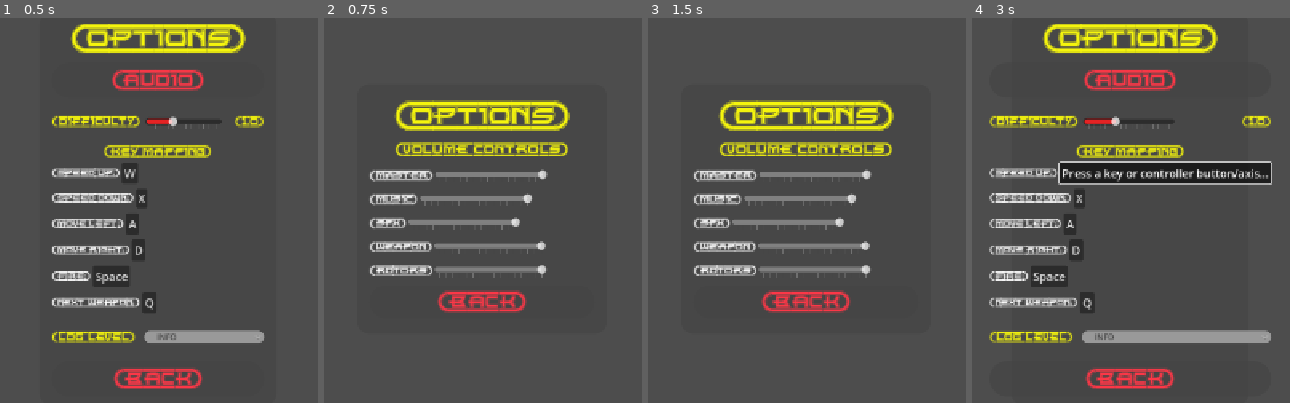
Above: before the commit, frames 1-4 (left to right).
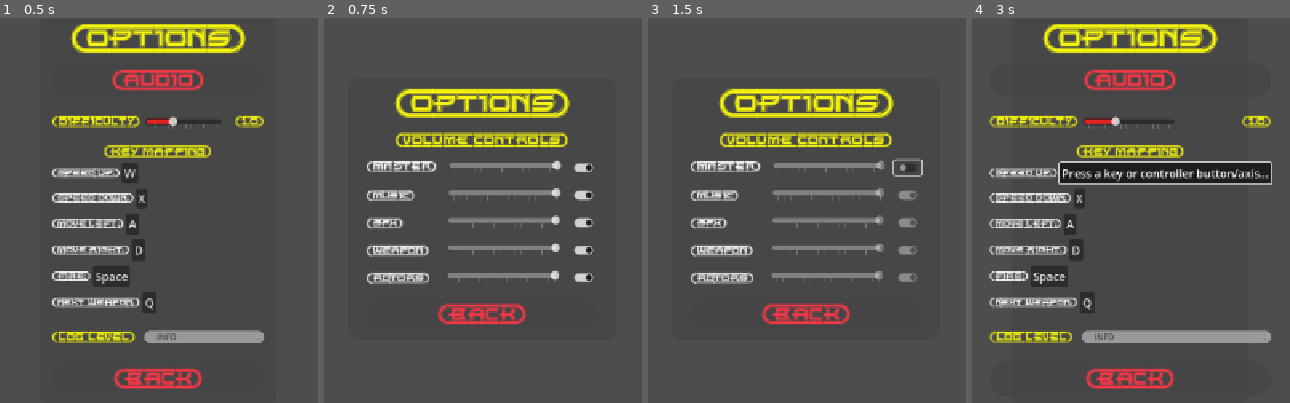
Above: after the commit, the same moments.

Repository: ikostan/SkyLockAssault
Game: Godot game, scene res://scenes/options_menu.tscn
Same seed, same stepped clock (60 frames per second), same inputs: the game is played once before the commit and once after it. This scene is started directly instead of the project's main scene. Video files are missing from this copy of the repository; at most half a second of black plays in their place. Sound files missing from this copy of the repository are replaced by a short silence.
Inputs (mouse positions are in pixels of both pictures, inside the frame that each line leads up to):
- Up to frame 1 (0.5 s): no input
- Up to frame 2 (0.75 s): click "{AUDIO}" at 0.5 s
- Up to frame 3 (1.5 s): click (908, 168) at 1.27 s
- Up to frame 4 (3 s): click "{BACK}" at 2 s; click "W" at 2.75 s

Frame 1 is identical in both runs. In frame 2, 17% of the frame differs, in the area x 13-85%, y 18-80%; in frame 3, 17%; in frame 4, nothing differs.

Commit message:
Master toggle control delivered

Diff:
--- a/scenes/audio_settings.tscn
+++ b/scenes/audio_settings.tscn
@@ -57,10 +57,10 @@
 anchor_top = 0.5
 anchor_right = 0.5
 anchor_bottom = 0.5
-offset_left = -200.0
-offset_top = -200.0
-offset_right = 200.0
-offset_bottom = 200.0
+offset_left = -215.0
+offset_top = -210.0
+offset_right = 215.0
+offset_bottom = 210.0
 grow_horizontal = 2
 grow_vertical = 2
 size_flags_horizontal = 4
@@ -74,13 +74,13 @@
 anchor_top = 0.5
 anchor_right = 0.5
 anchor_bottom = 0.5
-offset_left = -180.0
-offset_top = -175.0
-offset_right = 180.0
-offset_bottom = 175.0
+offset_left = -185.0
+offset_top = -195.0
+offset_right = 185.0
+offset_bottom = 195.0
 grow_horizontal = 2
 grow_vertical = 2
-theme_override_constants/separation = 15
+theme_override_constants/separation = 20
 
 [node name="Label" type="Label" parent="Panel/OptionsVBoxContainer"]
 layout_mode = 2
@@ -108,20 +108,34 @@
 layout_mode = 2
 size_flags_vertical = 3
 tooltip_text = "Master Volum Control"
+theme_override_constants/separation = 20
 
 [node name="MasterLabel" type="Label" parent="Panel/OptionsVBoxContainer/VolumeControls/MasterVolume"]
 layout_mode = 2
 size_flags_horizontal = 0
-theme_override_fonts/font = ExtResource("1_j3be7")
-theme_override_font_sizes/font_size = 18
+size_flags_vertical = 1
+theme_override_fonts/font = ExtResource("1_j3be7")
+theme_override_font_sizes/font_size = 20
 text = "{MASTER}"
 
 [node name="MasterVolumeControl" parent="Panel/OptionsVBoxContainer/VolumeControls/MasterVolume" instance=ExtResource("3_6jtyf")]
 layout_mode = 2
+size_flags_horizontal = 0
+size_flags_vertical = 0
+
+[node name="Mute" type="CheckButton" parent="Panel/OptionsVBoxContainer/VolumeControls/MasterVolume"]
+layout_mode = 2
+size_flags_horizontal = 10
+tooltip_text = "Mute All"
+button_pressed = true
+icon_alignment = 2
+vertical_icon_alignment = 0
+expand_icon = true
 
 [node name="MusicVolume" type="HBoxContainer" parent="Panel/OptionsVBoxContainer/VolumeControls"]
 layout_mode = 2
 tooltip_text = "Music Volum Control"
+theme_override_constants/separation = 55
 
 [node name="MusicLabel" type="Label" parent="Panel/OptionsVBoxContainer/VolumeControls/MusicVolume"]
 layout_mode = 2
@@ -133,10 +147,20 @@
 [node name="MusicVolumeControl" parent="Panel/OptionsVBoxContainer/VolumeControls/MusicVolume" instance=ExtResource("4_73bp5")]
 layout_mode = 2
 
+[node name="Mute" type="CheckButton" parent="Panel/OptionsVBoxContainer/VolumeControls/MusicVolume"]
+layout_mode = 2
+size_flags_horizontal = 10
+tooltip_text = "Mute All"
+button_pressed = true
+icon_alignment = 2
+vertical_icon_alignment = 0
+expand_icon = true
+
 [node name="SFXVolume" type="HBoxContainer" parent="Panel/OptionsVBoxContainer/VolumeControls"]
 layout_mode = 2
 size_flags_vertical = 3
 tooltip_text = "SFX Volum Controls"
+theme_override_constants/separation = 73
 
 [node name="SFXLabel" type="Label" parent="Panel/OptionsVBoxContainer/VolumeControls/SFXVolume"]
 layout_mode = 2
@@ -148,10 +172,20 @@
 [node name="SFXVolumeControl" parent="Panel/OptionsVBoxContainer/VolumeControls/SFXVolume" instance=ExtResource("5_j3be7")]
 layout_mode = 2
 
+[node name="Mute" type="CheckButton" parent="Panel/OptionsVBoxContainer/VolumeControls/SFXVolume"]
+layout_mode = 2
+size_flags_horizontal = 10
+tooltip_text = "Mute All"
+button_pressed = true
+icon_alignment = 2
+vertical_icon_alignment = 0
+expand_icon = true
+
 [node name="SFXWeapon" type="HBoxContainer" parent="Panel/OptionsVBoxContainer/VolumeControls"]
 layout_mode = 2
 size_flags_vertical = 3
 tooltip_text = "SFX Weapon Volum Control"
+theme_override_constants/separation = 32
 
 [node name="SFXWeapon" type="Label" parent="Panel/OptionsVBoxContainer/VolumeControls/SFXWeapon"]
 layout_mode = 2
@@ -164,10 +198,20 @@
 [node name="SFXWeaponVolumeControl" parent="Panel/OptionsVBoxContainer/VolumeControls/SFXWeapon" instance=ExtResource("6_yonr6")]
 layout_mode = 2
 
+[node name="Mute" type="CheckButton" parent="Panel/OptionsVBoxContainer/VolumeControls/SFXWeapon"]
+layout_mode = 2
+size_flags_horizontal = 10
+tooltip_text = "Mute All"
+button_pressed = true
+icon_alignment = 2
+vertical_icon_alignment = 0
+expand_icon = true
+
 [node name="SFXRotors" type="HBoxContainer" parent="Panel/OptionsVBoxContainer/VolumeControls"]
 layout_mode = 2
 size_flags_vertical = 3
 tooltip_text = "SFX Rotors Volum Control"
+theme_override_constants/separation = 30
 
 [node name="SFXLabel" type="Label" parent="Panel/OptionsVBoxContainer/VolumeControls/SFXRotors"]
 layout_mode = 2
@@ -178,6 +222,15 @@
 
 [node name="SFXRotorsVolumeControl" parent="Panel/OptionsVBoxContainer/VolumeControls/SFXRotors" instance=ExtResource("7_koe27")]
 layout_mode = 2
+
+[node name="Mute" type="CheckButton" parent="Panel/OptionsVBoxContainer/VolumeControls/SFXRotors"]
+layout_mode = 2
+size_flags_horizontal = 10
+tooltip_text = "Mute All"
+button_pressed = true
+icon_alignment = 2
+vertical_icon_alignment = 0
+expand_icon = true
 
 [node name="AudioBackButton" type="Button" parent="Panel/OptionsVBoxContainer"]
 layout_mode = 2
@@ -192,3 +245,6 @@
 theme_override_styles/hover = SubResource("StyleBoxFlat_a0ntd")
 theme_override_styles/focus = SubResource("StyleBoxEmpty_w6v8r")
 text = "{BACK}"
+
+[connection signal="gui_input" from="Panel/OptionsVBoxContainer/VolumeControls/MasterVolume/MasterVolumeControl" to="." method="_on_master_volume_control_gui_input"]
+[connection signal="toggled" from="Panel/OptionsVBoxContainer/VolumeControls/MasterVolume/Mute" to="." method="_on_master_mute_toggled"]
--- a/scenes/volume_controls/master_volume_control.tscn
+++ b/scenes/volume_controls/master_volume_control.tscn
@@ -15,6 +15,7 @@
 layout_mode = 0
 offset_right = 180.0
 offset_bottom = 16.0
+tooltip_text = "Slide to control master volume"
 max_value = 1.0
 step = 0.001
 tick_count = 16
--- a/scripts/audio_manager.gd
+++ b/scripts/audio_manager.gd
@@ -5,14 +5,22 @@
 
 extends Node
 
+@export_category("Master Volume")
 @export var master_volume: float = 1.0
+@export var master_muted: bool = false
+
+@export_category("Music Volume")
 @export var music_volume: float = 1.0
+@export var music_muted: bool
+
+@export_category("SFX Volume")
 @export var sfx_volume: float = 1.0
+@export var sfx_muted: bool
 @export var weapon_volume: float = 1.0
+@export var weapon_muted: bool
 @export var rotors_volume: float = 1.0
+@export var rotors_muted: bool
 
-var master_muted: bool
-var master_previous_volume: float
 
 func _ready() -> void:
 	load_volumes()  # Load persisted volumes
@@ -32,14 +40,18 @@
 				"Failed to load settings config: " + str(err), Globals.LogLevel.ERROR
 			)
 		return  # Use defaults if not found or error
-
+	# Master Volume
 	master_volume = config.get_value("audio", "master_volume", master_volume)
+	master_muted = config.get_value("audio", "master_muted", master_muted)
+	Globals.log_message("Loaded saved master_volume: " + str(master_volume), Globals.LogLevel.DEBUG)
+	Globals.log_message("Loaded saved master_muted: " + str(master_muted), Globals.LogLevel.DEBUG)
+	# Music Volume
 	music_volume = config.get_value("audio", "music_volume", music_volume)
+	Globals.log_message("Loaded saved music_volume: " + str(music_volume), Globals.LogLevel.DEBUG)
+	# SFX
 	sfx_volume = config.get_value("audio", "sfx_volume", sfx_volume)
 	rotors_volume = config.get_value("audio", "rotors_volume", rotors_volume)
 	weapon_volume = config.get_value("audio", "weapon_volume", weapon_volume)
-	Globals.log_message("Loaded saved master_volume: " + str(master_volume), Globals.LogLevel.DEBUG)
-	Globals.log_message("Loaded saved music_volume: " + str(music_volume), Globals.LogLevel.DEBUG)
 	Globals.log_message("Loaded saved sfx_volume: " + str(sfx_volume), Globals.LogLevel.DEBUG)
 	Globals.log_message("Loaded saved rotors_volume: " + str(rotors_volume), Globals.LogLevel.DEBUG)
 	Globals.log_message("Loaded saved weapon_volume: " + str(weapon_volume), Globals.LogLevel.DEBUG)
@@ -59,6 +71,8 @@
 		return
 
 	config.set_value("audio", "master_volume", master_volume)
+	config.set_value("audio", "master_muted", master_muted)
+
 	config.set_value("audio", "music_volume", music_volume)
 	config.set_value("audio", "sfx_volume", sfx_volume)
 	config.set_value("audio", "rotors_volume", rotors_volume)
@@ -74,7 +88,7 @@
 ## Apply all loaded volumes to AudioServer buses
 ## :rtype: void
 func apply_all_volumes() -> void:
-	apply_volume_to_bus(AudioConstants.BUS_MASTER, master_volume)
+	apply_volume_to_bus(AudioConstants.BUS_MASTER, master_volume, master_muted)
 	apply_volume_to_bus(AudioConstants.BUS_MUSIC, music_volume)
 	apply_volume_to_bus(AudioConstants.BUS_SFX, sfx_volume)
 	apply_volume_to_bus(AudioConstants.BUS_SFX_ROTORS, rotors_volume)
@@ -87,13 +101,20 @@
 ## :param volume: Volume level (0.0 to 1.0).
 ## :type volume: float
 ## :rtype: void
-func apply_volume_to_bus(bus_name: String, volume: float) -> void:
+func apply_volume_to_bus(bus_name: String, volume: float, muted: bool = false) -> void:
 	var bus_idx: int = AudioServer.get_bus_index(bus_name)
 	if bus_idx != -1:
+		# Always set the volume level (so it's ready when unmuted)
 		AudioServer.set_bus_volume_db(bus_idx, linear_to_db(volume))
-		Globals.log_message(
-			"Applied loaded " + bus_name + " volume to AudioServer: " + str(volume),
-			Globals.LogLevel.DEBUG
-		)
+		# Set mute flag separately for full silence
+		AudioServer.set_bus_mute(bus_idx, muted)
+		# Logs
+		if muted:
+			Globals.log_message(bus_name + " is muted.", Globals.LogLevel.DEBUG)
+		else:
+			Globals.log_message(
+				"Applied loaded " + bus_name + " volume to AudioServer: " + str(volume),
+				Globals.LogLevel.DEBUG
+			)
 	else:
 		Globals.log_message(bus_name + " audio bus not found!", Globals.LogLevel.ERROR)
--- a/scripts/audio_settings.gd
+++ b/scripts/audio_settings.gd
@@ -24,8 +24,25 @@
 var _audio_back_button_pressed_cb: Variant
 var _previous_back_pressed_cb: Variant
 var _intentional_exit: bool = false
+# Master Volume Controls
+@onready var master_slider: HSlider = $Panel/OptionsVBoxContainer/VolumeControls/MasterVolume/MasterVolumeControl/HSlider
+@onready var mute_master: CheckButton = $Panel/OptionsVBoxContainer/VolumeControls/MasterVolume/Mute
+# Music Volume Controls
+@onready var music_slider: HSlider = $Panel/OptionsVBoxContainer/VolumeControls/MusicVolume/MusicVolumeControl/HSlider
+@onready var mute_music: CheckButton = $Panel/OptionsVBoxContainer/VolumeControls/MusicVolume/Mute
+# SFX Volume Controls
+@onready var sfx_slider: HSlider = $Panel/OptionsVBoxContainer/VolumeControls/SFXVolume/SFXVolumeControl/HSlider
+@onready var mute_sfx: CheckButton = $Panel/OptionsVBoxContainer/VolumeControls/SFXVolume/Mute
+# SFX Weapon Volume Controls
+@onready var weapon_slider: HSlider = $Panel/OptionsVBoxContainer/VolumeControls/SFXWeapon/SFXWeaponVolumeControl/HSlider
+@onready var mute_weapon: CheckButton = $Panel/OptionsVBoxContainer/VolumeControls/SFXWeapon/Mute
+# SFX Rotor Volume Controls
+@onready var rotor_slider: HSlider = $Panel/OptionsVBoxContainer/VolumeControls/SFXRotors/SFXRotorsVolumeControl/HSlider
+@onready var mute_rotor: CheckButton = $Panel/OptionsVBoxContainer/VolumeControls/SFXRotors/Mute
 
 @onready var audio_back_button: Button = $Panel/OptionsVBoxContainer/AudioBackButton
+
+var all_sliders_and_mutes: Array
 
 
 func _ready() -> void:
@@ -36,7 +53,21 @@
 	## Toggles web overlays if on web.
 	##
 	## :rtype: void
-	audio_back_button.pressed.connect(_on_audio_back_button_pressed)
+	##
+	# Master Mute toggle master_slider
+	if not mute_master.toggled.is_connected(_on_master_mute_toggled):
+		mute_master.toggled.connect(_on_master_mute_toggled)  # Use toggled for CheckButton state
+	mute_master.button_pressed = not AudioManager.master_muted  # Direct sync (checked = muted)
+
+	# Master slider input for unmute on click
+	if not master_slider.gui_input.is_connected(_on_master_volume_control_gui_input):
+		master_slider.gui_input.connect(_on_master_volume_control_gui_input)
+	master_slider.editable = not AudioManager.master_muted  # Initial state
+
+	# Back buttom
+	if not audio_back_button.pressed.is_connected(_on_audio_back_button_pressed):
+		audio_back_button.pressed.connect(_on_audio_back_button_pressed)
+
 	tree_exited.connect(_on_tree_exited)
 	process_mode = Node.PROCESS_MODE_ALWAYS
 	Globals.log_message("Audio menu loaded.", Globals.LogLevel.DEBUG)
@@ -58,6 +89,67 @@
 			)
 			_previous_back_pressed_cb = js_window.backPressed  # Save previous before overwrite
 			js_window.backPressed = _audio_back_button_pressed_cb  # Set audio callback
+
+	all_sliders_and_mutes = [
+		[music_slider, mute_music, AudioManager.music_muted],
+		[sfx_slider, mute_sfx, AudioManager.sfx_muted],
+		[weapon_slider, mute_weapon, AudioManager.weapon_muted],
+		[rotor_slider, mute_rotor, AudioManager.rotors_muted]
+	]
+
+	if AudioManager.master_muted:
+		for pair: Array in all_sliders_and_mutes:
+			var slider: HSlider = pair[0]
+			var mute: CheckButton = pair[1]
+
+			if slider:
+				slider.editable = not AudioManager.master_muted
+
+			if mute:
+				mute.disabled = AudioManager.master_muted
+
+
+func _on_master_mute_toggled(toggled_on: bool) -> void:
+	AudioManager.master_muted = not toggled_on  # Set directly to button state (instead of toggle)
+	master_slider.editable = not AudioManager.master_muted
+	_update_other_controls_ui()
+
+	AudioManager.apply_volume_to_bus(
+		AudioConstants.BUS_MASTER, AudioManager.master_volume, AudioManager.master_muted
+	)
+	AudioManager.save_volumes()
+	# Optional: If you want to move slider to 0 visually when muted (but remember, we keep it for restore)
+	# var master_slider = $Panel/OptionsVBoxContainer/VolumeControls/MasterVolume/MasterVolumeControl
+	# master_slider.value = 0 if toggled_on else AudioManager.master_volume
+	Globals.log_message("Master mute button toggled to: " + str(toggled_on), Globals.LogLevel.DEBUG)
+
+
+# New: Update UI for other controls based on master muted
+func _update_other_controls_ui() -> void:
+	var is_master_muted: bool = AudioManager.master_muted
+	# Music
+	mute_music.disabled = is_master_muted
+	music_slider.editable = not is_master_muted and not AudioManager.music_muted
+	# SFX
+	mute_sfx.disabled = is_master_muted
+	sfx_slider.editable = not is_master_muted and not AudioManager.sfx_muted
+	# Weapon
+	mute_weapon.disabled = is_master_muted
+	weapon_slider.editable = not is_master_muted and not AudioManager.weapon_muted
+	# Rotors
+	mute_rotor.disabled = is_master_muted
+	rotor_slider.editable = not is_master_muted and not AudioManager.rotors_muted
+
+
+# New: Update UI for SFX sub-controls based on master muted
+func _update_sfx_controls_ui() -> void:
+	var is_master_muted: bool = AudioManager.sfx_muted
+	# Weapon
+	mute_weapon.disabled = is_master_muted
+	weapon_slider.editable = not is_master_muted and not AudioManager.weapon_muted
+	# Rotors
+	mute_rotor.disabled = is_master_muted
+	rotor_slider.editable = not is_master_muted and not AudioManager.rotors_muted
 
 
 func _on_audio_back_button_pressed() -> void:
@@ -124,6 +216,7 @@
 			)
 		)
 
+
 	if not Globals.hidden_menus.is_empty():
 		var prev_menu: Node = Globals.hidden_menus.pop_back()
 		if is_instance_valid(prev_menu):
@@ -131,3 +224,22 @@
 			Globals.log_message(
 				"Audio menu exited unexpectedly, restored previous menu.", Globals.LogLevel.WARNING
 			)
+
+
+func _on_master_volume_control_gui_input(event: InputEvent) -> void:
+	## Handles GUI input on master volume control.
+	##
+	## Unmutes and enables slider if muted and clicked.
+	##
+	## :param event: The input event.
+	## :type event: InputEvent
+	## :rtype: void
+	# Check if the event is a mouse button click
+	if event is InputEventMouseButton and event.pressed and AudioManager.master_muted:
+		if event.button_index == MOUSE_BUTTON_LEFT:
+			_on_master_mute_toggled(true)
+			mute_master.button_pressed = true  # Set button to pressed (unmuted) state visually
+			get_viewport().set_input_as_handled()  # Consume the event to prevent further propagation
+			Globals.log_message(
+				"Master Volume Slider is enabled now.", Globals.LogLevel.DEBUG
+			)
